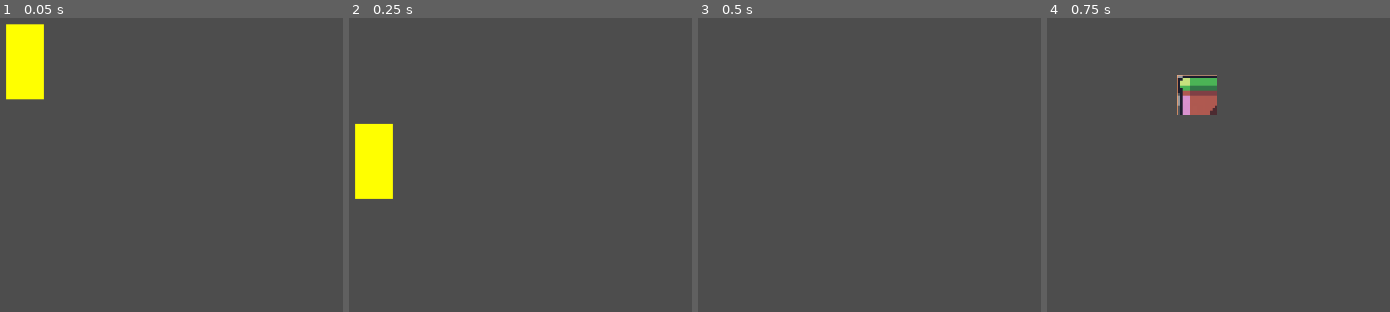
Above: before the commit, frames 1-4 (left to right).
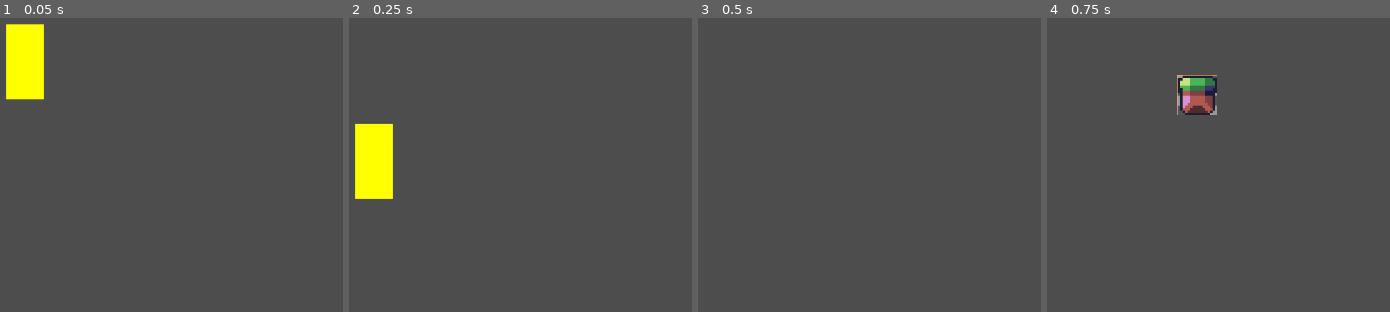
Above: after the commit, the same moments.

Repository: shunlog/godot_platformer
Game: Godot game, scene res://world/test_world.tscn
Two runs of this game, one before a commit and one after it. Both use one fixed random seed, a clock stepped at 60 frames per second and the inputs below.
Inputs (mouse positions are in pixels of both pictures, inside the frame that each line leads up to):
- Up to frame 1 (0.05 s): no input
- Up to frame 2 (0.25 s): no input
- Up to frame 3 (0.5 s): no input
- Up to frame 4 (0.75 s): move the mouse to (1194, 91) at 0.52 s; hold D (player_right) from 0.53 s (still down); click (1194, 91) at 0.67 s

Frames 1-3 are identical in both runs. In frame 4, 0.6% of the frame differs, in the area x 38-50%, y 19-33%.

Commit message:
fix placing tiles

Diff:
--- a/godot/player/player.gd
+++ b/godot/player/player.gd
@@ -3,22 +3,6 @@
 @export var tilemap : TileMap
 var reachable_distance := 10
 
-
-func _surrounding_tiles(cell):
-	var neighb = []
-	for c in tilemap.get_surrounding_cells(cell):
-		if tilemap.get_cell_source_id(1, c) != -1:
-			neighb.append(c)
-	return neighb
-
-func _cells_to_update(cell):
-	var a1 = _surrounding_tiles(cell)
-	var a2 = []
-	for c in a1:
-		a2 += _surrounding_tiles(c)
-
-	print(cell, a2)
-	return a2
 
 func _tile_clicked(pos):
 	if not tilemap:
@@ -29,8 +13,7 @@
 	if abs(tpos.x - tself.x) + abs(tpos.y - tself.y) > reachable_distance:
 		return
 
-	tilemap.set_cell(1, tpos, 4, Vector2(2, 0))
-	tilemap.set_cells_terrain_connect(1, tilemap.get_used_cells(1), 0, 3, false)
+	tilemap.set_cells_terrain_connect(1, [tpos], 0, 3)
 
 func _input(event):
 	if event is InputEventMouseButton:
